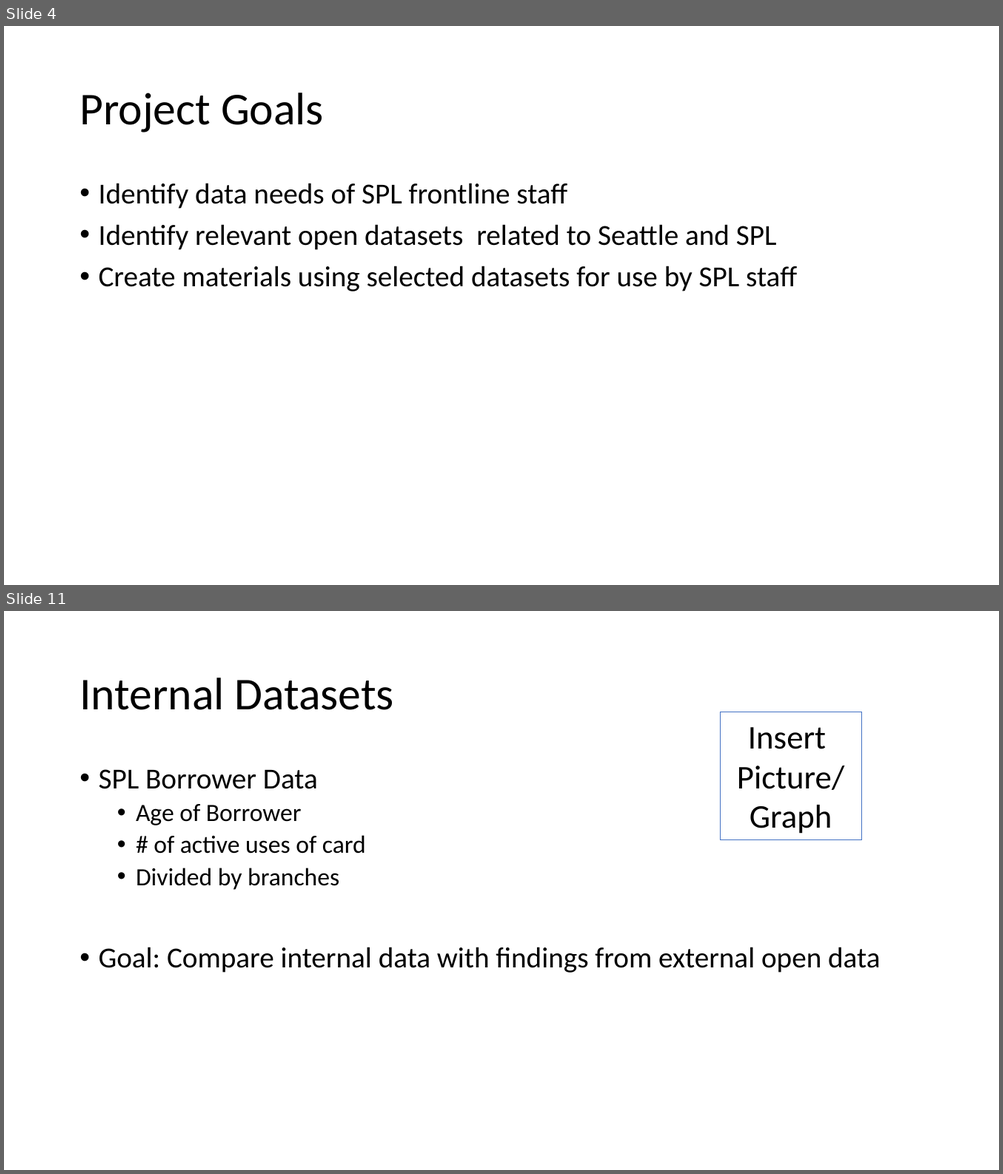
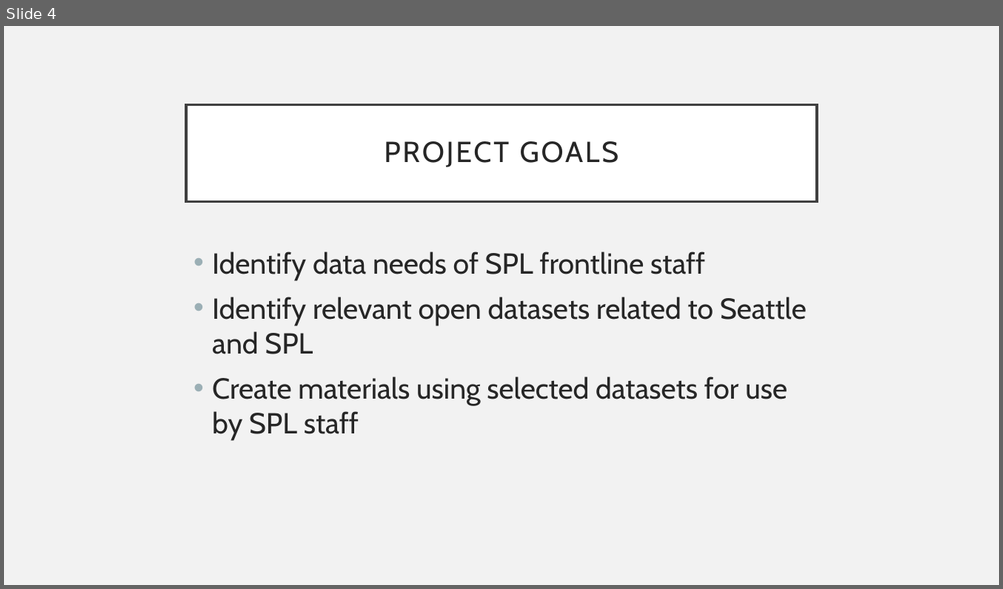
Before and after one commit to OpenDataLiteracy/SPL-KO, a slide deck: ODL_showcasepres.pptx. Shown one above the other, each under a label of ours: slides 4 and 11 before the commit, slide 4 after it; the slides between them are not shown. The pictures are 1003x1174 and 1003x589 pixels, drawn with LibreOffice and Linux fonts; fonts in the diff are those of the drawing. Boxes give left, top, right and bottom in pixels: in the first picture for what was removed or moved away, otherwise in the second. Text is boxed around its words. In the diff, an @@ line names an element or a change of style, - is before the commit and + after.

```diff
--- a/ODL_showcasepres.pptx
+++ b/ODL_showcasepres.pptx
@@ slide 11 removed at [4,611,999,1170], background #FFFFFF @@
@@ title removed at [79,678,394,710] @@
-Internal Datasets
@@ rectangle removed at [720,712,861,841] @@
-Insert
-Picture/Graph
@@ text removed at [99,769,879,973] @@
-• SPL Borrower Data
-  • Age of Borrower
-  • # of active uses of card
-  • Divided by branches
-• Goal: Compare internal data with findings from external open data
@@ slide 4 changed as well @@
@@ background #FFFFFF to #F2F2F2 @@
@@ title "PROJECT GOALS": place and size @@
-title "PROJECT GOALS" at [79,93,324,133]
+title "PROJECT GOALS" at [186,104,817,201]
@@ title "PROJECT GOALS" at [186,104,817,201]: fill none to #FFFFFF; outline none to #404040 2.5 pt @@
@@ title at [384,141,619,167]: text changed; size 44 to 28 pt; font Calibri to Cabin; text colour #000000 to #262626 @@
-Project Goals
+PROJECT GOALS
@@ text "Identify data needs of SPL ...": place and size @@
-text "Identify data needs of SPL ..." at [99,183,797,292]
+text "Identify data needs of SPL ..." at [212,252,806,441]
@@ text "Identify data needs of SPL ..." at [212,252,806,441]: font Calibri to Cabin, text colour #000000 to #262626; line spacing 0.9 to 1 @@
```
Also in this commit, not shown: 10 other slides changed, 4 slides added, 3 other slides removed.
